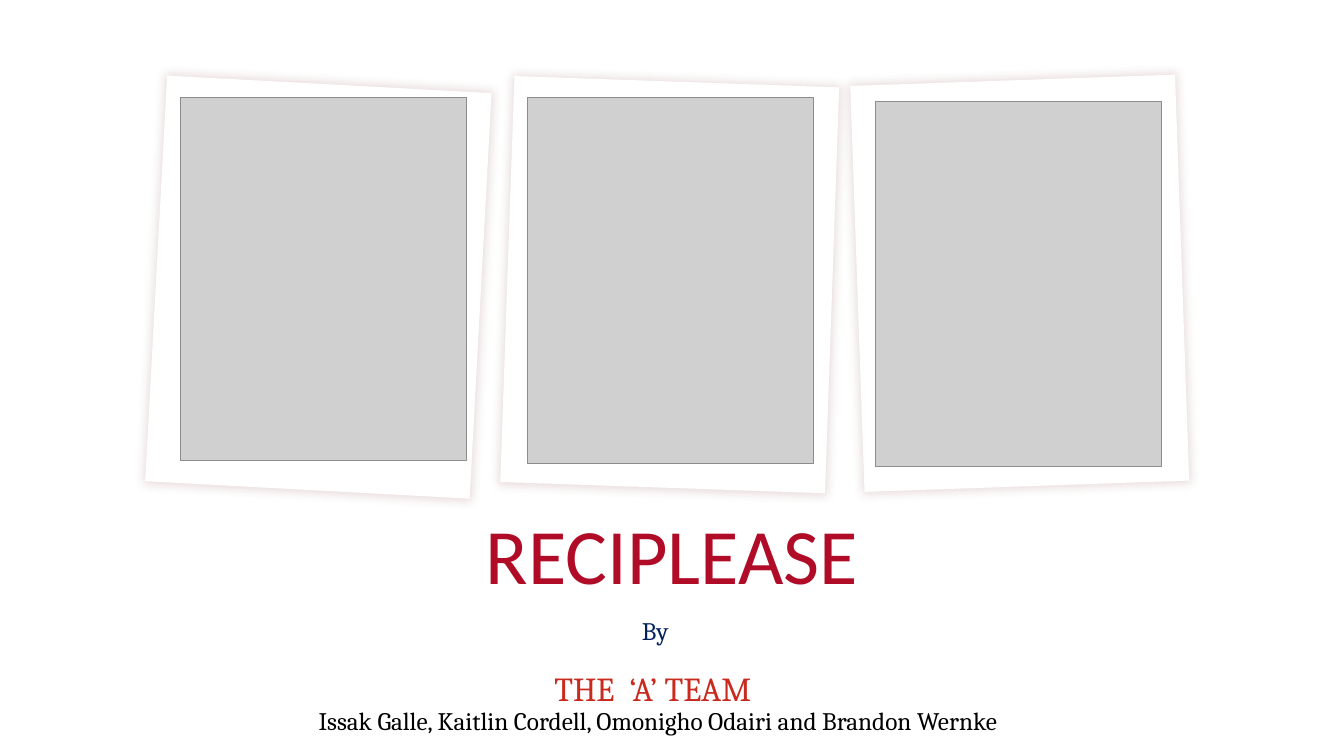
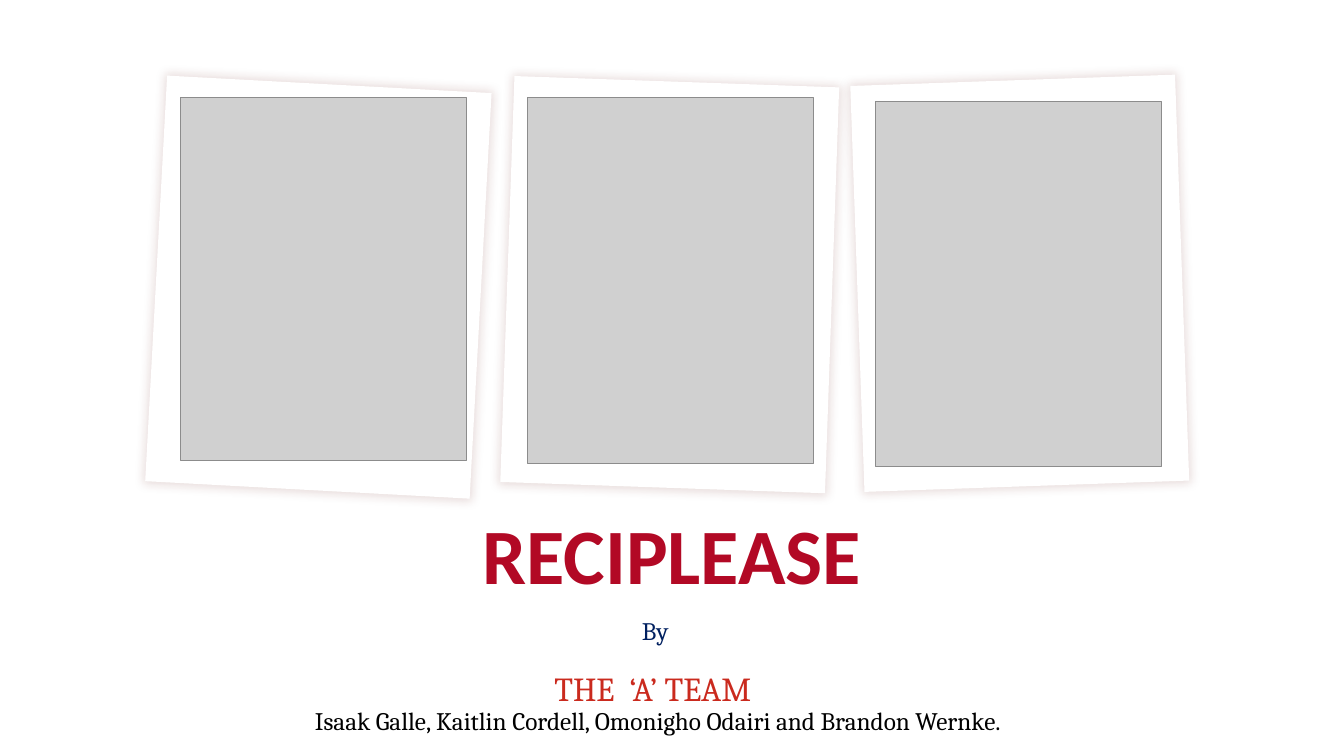
Before and after one commit to brawer88/NewRepo---Capstone, a slide deck: slide 1 of RECIPLEASE.pptx. Drawn at 1344x756 pixels with LibreOffice and Linux fonts; fonts in the diff are those of the drawing; grey boxes stand for pictures; background and template pictures are left out. Boxes give left, top, right and bottom in pixels: in the first picture for what was removed or moved away, otherwise in the second. Text is boxed around its words. In the diff, an @@ line names an element or a change of style, - is before the commit and + after.

Commit message:
dbReciplease update

```diff
--- a/RECIPLEASE.pptx
+++ b/RECIPLEASE.pptx
@@ title "RECIPLEASE" at <box>482,532,860,585</box>: text colour #B10C27 to #B20925, bold on @@
@@ subtitle at <box>315,712,1000,736</box>: text changed @@
-Issak Galle, Kaitlin Cordell, Omonigho Odairi and Brandon Wernke
+Isaak Galle, Kaitlin Cordell, Omonigho Odairi and Brandon Wernke.
```
Also in this commit, not shown: 12 other slides changed, 1 slide added, 9 slides removed, 2 other files.
